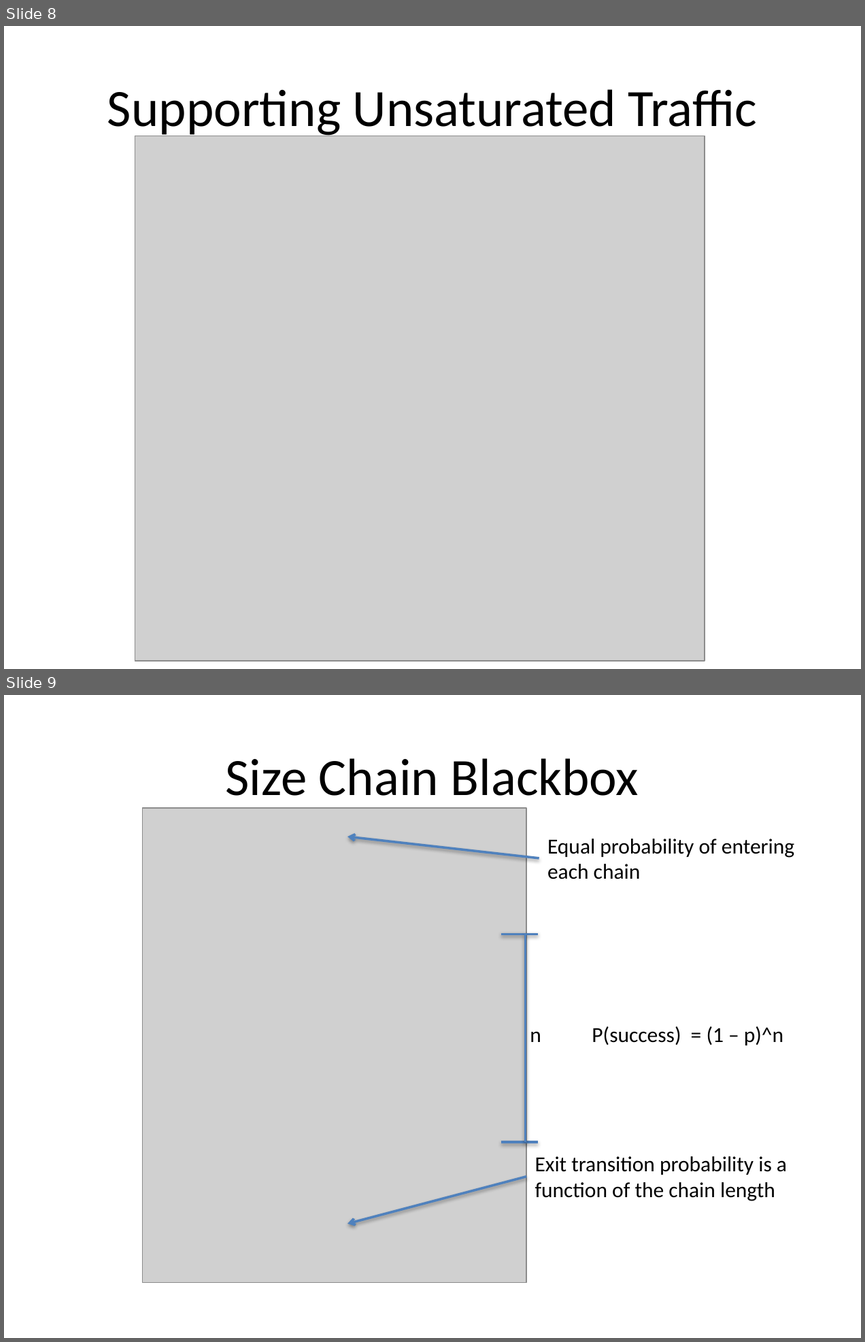
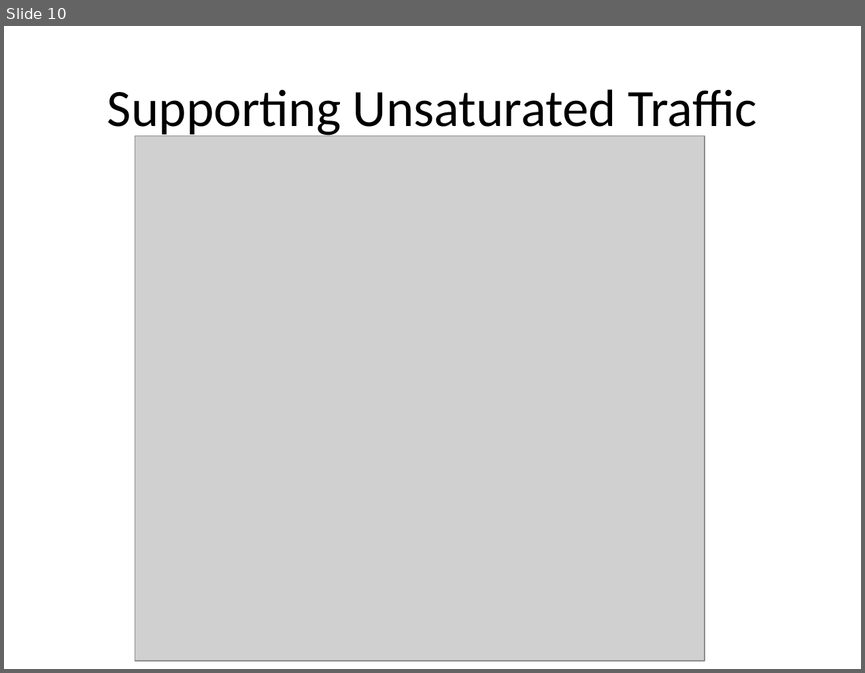
Before and after one commit to tamirh-uci/HeteroTrafficModels, a slide deck: presentation/slides.pptx. Shown one above the other, each under a label of ours: slides 8 and 9 before the commit, slide 10 after it. The pictures are 865x1342 and 865x673 pixels, drawn with LibreOffice and Linux fonts; fonts in the diff are those of the drawing; grey boxes stand for pictures. Boxes give left, top, right and bottom in pixels: in the first picture for what was removed or moved away, otherwise in the second. Text is boxed around its words. In the diff, an @@ line names an element or a change of style, - is before the commit and + after.

```diff
--- a/presentation/slides.pptx
+++ b/presentation/slides.pptx
@@ slide 9 removed at (x1=4, y1=695, x2=861, y2=1338), background #FFFFFF @@
@@ title removed at (x1=226, y1=758, x2=639, y2=796) @@
-Size Chain Blackbox
@@ picture removed at (x1=142, y1=808, x2=526, y2=1282) @@
@@ arrow removed from (538, 858) to (347, 836) @@
@@ text removed at (x1=547, y1=838, x2=794, y2=879) @@
-Equal probability of entering each chain
@@ line removed from (501, 934) to (538, 934) @@
@@ line removed from (525, 934) to (525, 1142) @@
@@ text removed at (x1=530, y1=1031, x2=541, y2=1042) @@
-n
@@ text removed at (x1=592, y1=1026, x2=783, y2=1045) @@
-P(success) = (1 – p)^n
@@ line removed from (501, 1142) to (538, 1142) @@
@@ text removed at (x1=535, y1=1156, x2=787, y2=1201) @@
-Exit transition probability is a function of the chain length
@@ arrow removed from (527, 1176) to (347, 1223) @@
@@ what was slide 8 is now slide 10 @@
```
Also in this commit, not shown: 11 slides changed, 2 slides added, 1 other slide removed.
